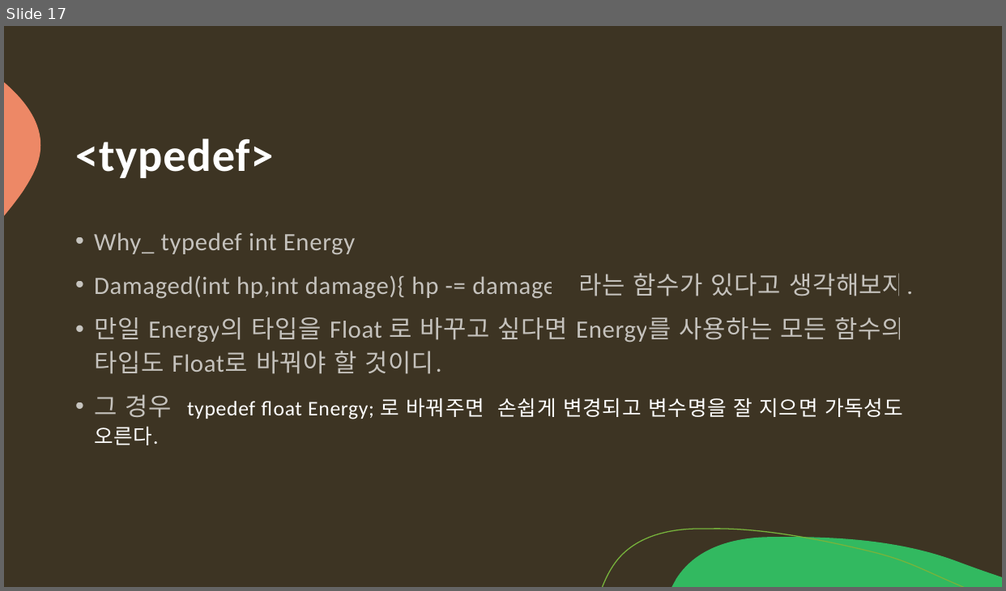
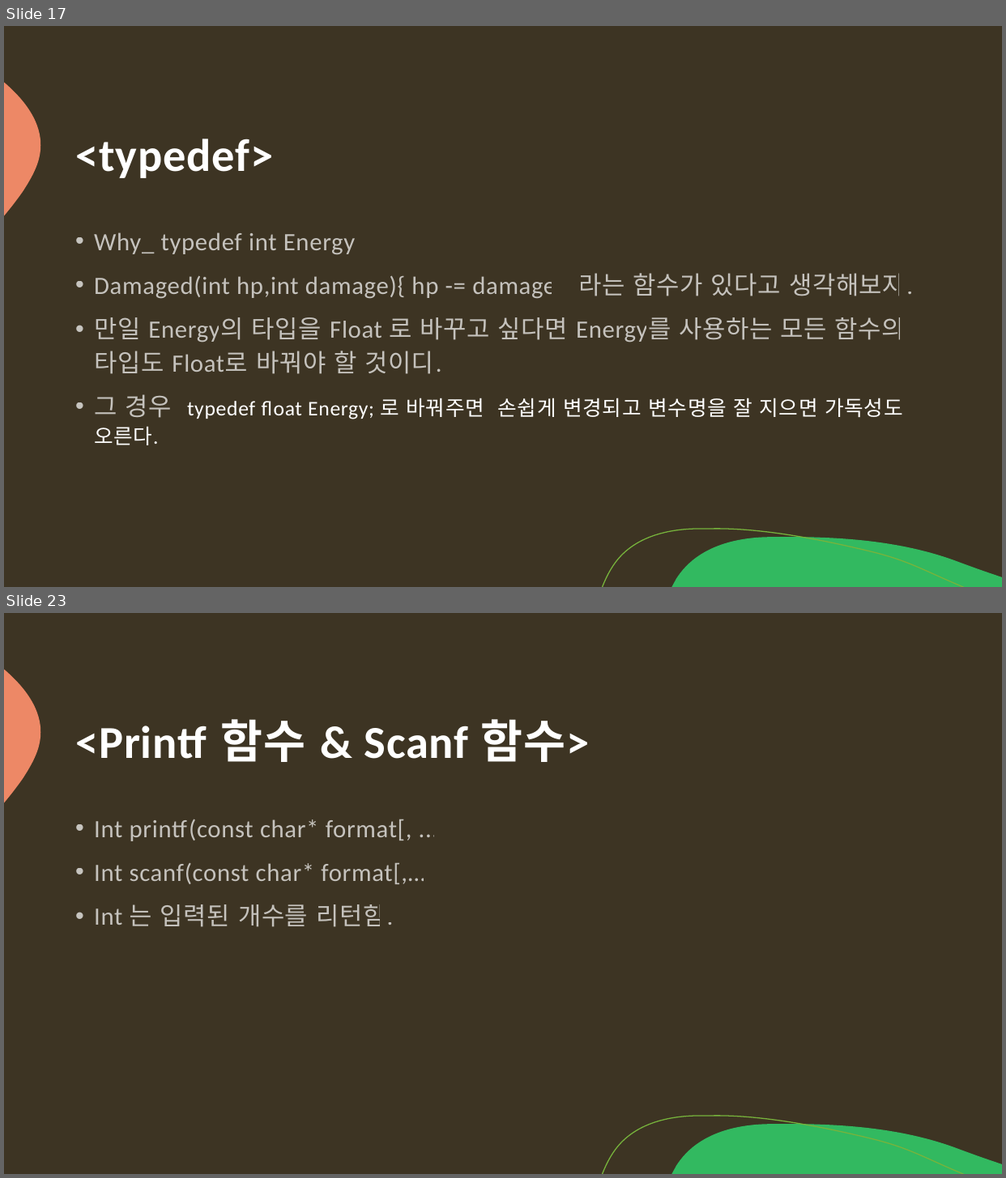
Before and after one commit to arkchimy/_Algorithm, a slide deck: 전공지식/C언어의 기초/C언어 기초지식.pptx. Shown one above the other, each under a label of ours: slide 17 before the commit, slides 17 and 23 after it; the slides between them are not shown. The pictures are 1006x591 and 1006x1178 pixels, drawn with LibreOffice and Linux fonts; fonts in the diff are those of the drawing. Boxes give left, top, right and bottom in pixels: in the first picture for what was removed or moved away, otherwise in the second. Text is boxed around its words. In the diff, an @@ line names an element or a change of style, - is before the commit and + after.

```diff
--- a/전공지식/C언어의 기초/C언어 기초지식.pptx
+++ b/전공지식/C언어의 기초/C언어 기초지식.pptx
@@ slide 23 added at box(4, 613, 1002, 1174), background #3D3423; not listed: 3 template elements that a slide beside it also shows @@
@@ title added at box(75, 719, 590, 762), 44 pt, text #FFFFFF, bold @@
+<Printf 함수 & Scanf 함수>
@@ text added at box(94, 819, 440, 927), 24 pt, text #FFFFFF at 70% opacity @@
+• Int printf(const char* format[, ...);
+• Int scanf(const char* format[,…);
+• Int 는 입력된 개수를 리턴함.
```
Also in this commit, not shown: 5 other slides added.
